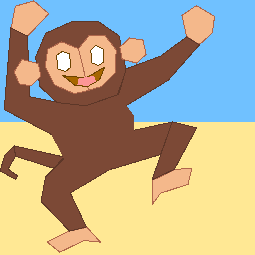
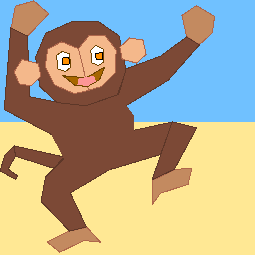
Two versions of the same layered image (255 x 255). Layer-by-layer changes:
removed group "Head #1" (10 layers) over bbox(14, 21, 103, 65)
added group "Head Parts" with 12 layers above "Body" over bbox(14, 21, 103, 65)
added layer "Pupil (left)" in group "Head Parts" over bbox(62, 57, 70, 65)
added layer "Pupil (right)" in group "Head Parts" over bbox(95, 52, 103, 60)
moved "Eye (right)" into group "Head Parts" over bbox(95, 52, 103, 60)
moved "Eye (left)" into group "Head Parts" over bbox(62, 57, 70, 65)
moved "Face (right)" into group "Head Parts" over bbox(95, 52, 103, 60)
moved "Face (left)" into group "Head Parts" over bbox(62, 57, 70, 65)
moved "Head" into group "Head Parts" over bbox(35, 21, 103, 65)
painted on "Hand (right)" over bbox(183, 7, 214, 43)
painted on "Hand (left)" over bbox(12, 2, 48, 35)
painted on "Foot (right)" over bbox(153, 169, 191, 201)
painted on "Foot (left)" over bbox(49, 228, 98, 251)